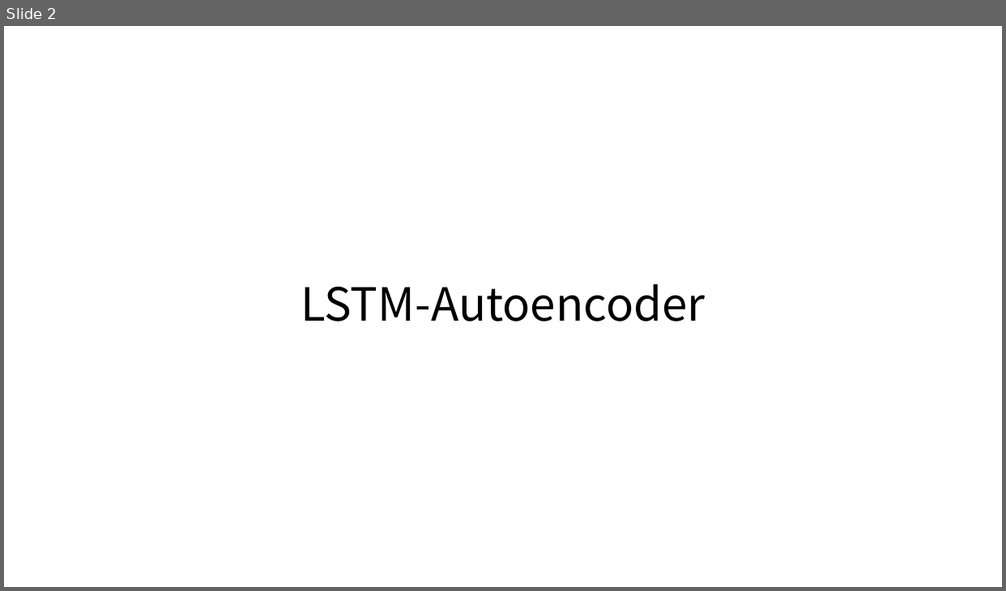
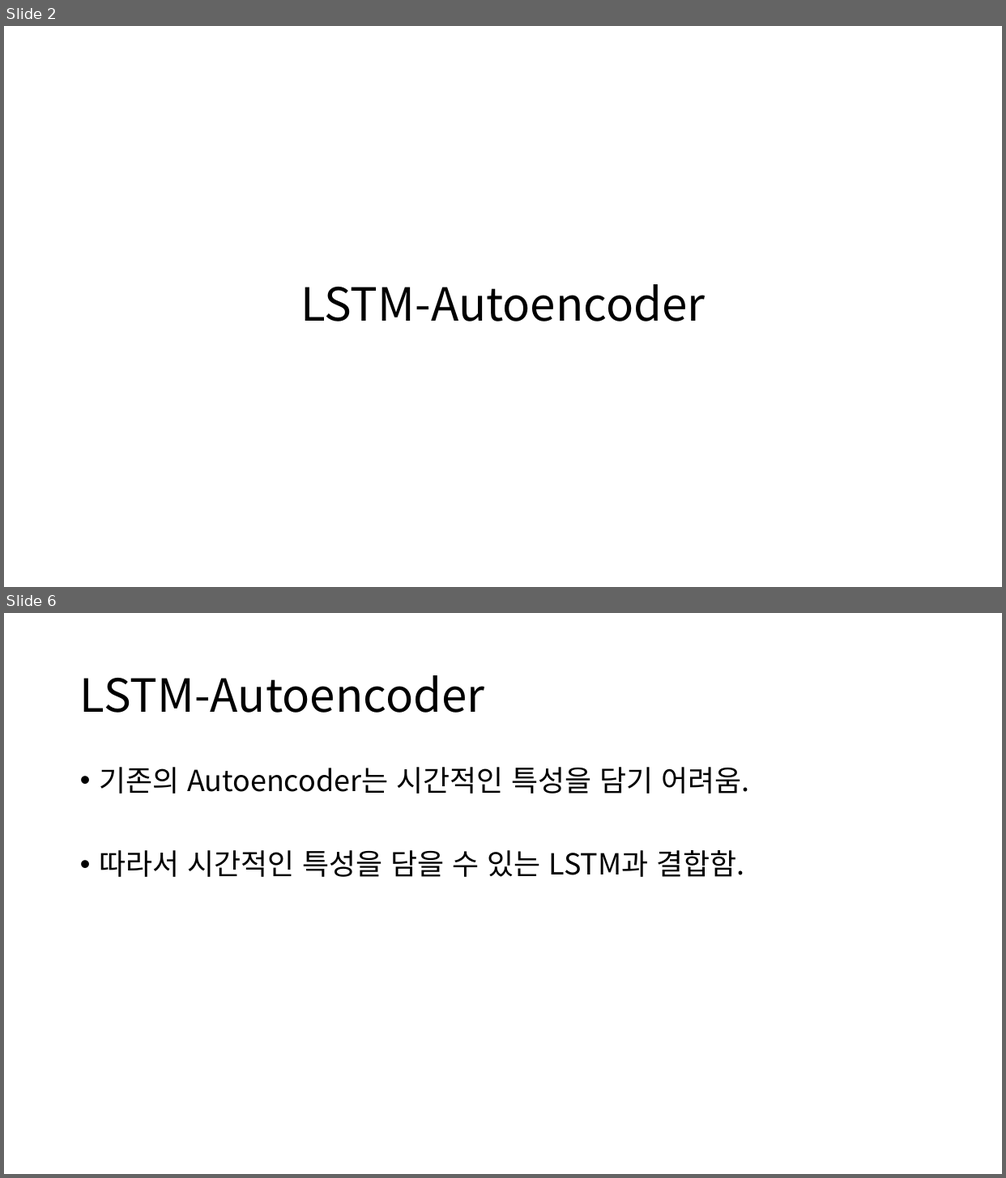
Before and after one commit to Noaplex/capstone, a slide deck: 캡스톤디자인 3주차.pptx. Shown one above the other, each under a label of ours: slide 2 before the commit, slides 2 and 6 after it; the slides between them are not shown. The pictures are 1006x591 and 1006x1178 pixels, drawn with LibreOffice and Linux fonts; fonts in the diff are those of the drawing. Boxes give left, top, right and bottom in pixels: in the first picture for what was removed or moved away, otherwise in the second. Text is boxed around its words. In the diff, an @@ line names an element or a change of style, - is before the commit and + after.

```diff
--- a/캡스톤디자인 3주차.pptx
+++ b/캡스톤디자인 3주차.pptx
@@ slide 6 added at (4, 613, 1002, 1174), background #FFFFFF @@
@@ title added at (80, 675, 485, 713), 44 pt, text #000000 @@
+LSTM-Autoencoder
@@ text added at (99, 767, 749, 877), 28 pt, text #000000 @@
+• 기존의 Autoencoder는 시간적인 특성을 담기 어려움.
+• 따라서 시간적인 특성을 담을 수 있는 LSTM과 결합함.
```
Also in this commit, not shown: 3 slides changed, 1 other slide added, 1 slide removed.
